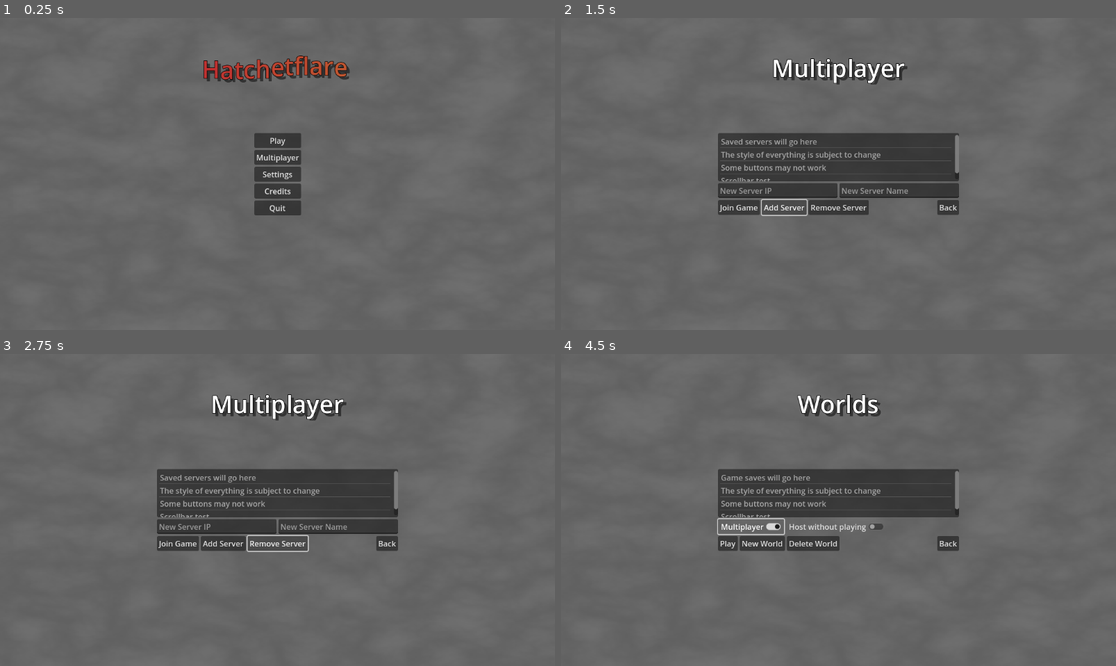
Above: before the commit, frames 1-4 (two rows, left to right).
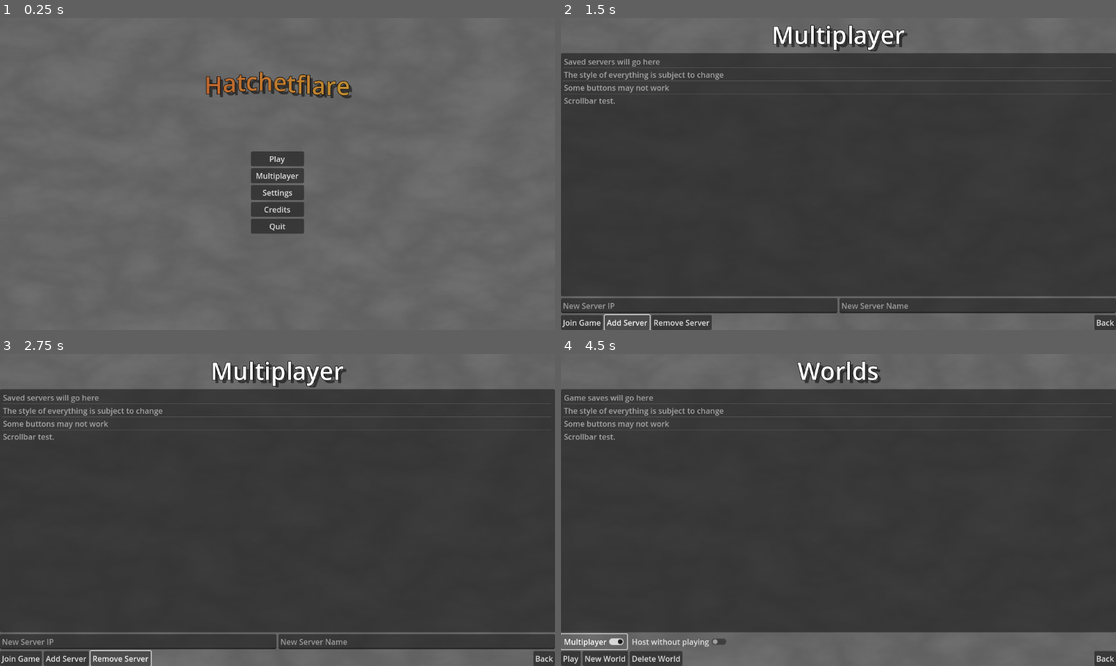
Above: after the commit, the same moments.

Repository: pixerhp/Hatchetflair
Game: Godot game, scene res://scenes/main_menu.tscn
The game is run twice, just before and just after one commit, with the same random seed, the same clock (stepped at 60 frames per second) and the same inputs.
Inputs:
- Up to frame 1 (0.25 s): no input
- Up to frame 2 (1.5 s): click "Multiplayer" at 0.5 s; click "Add Server" at 1.25 s
- Up to frame 3 (2.75 s): click "Remove Server" at 2 s
- Up to frame 4 (4.5 s): click "Back" at 2.75 s; click "Play" at 3.5 s; click "Multiplayer" at 4.25 s

The runs differ from the first frame. In frame 1, 4.0% of the frame differs, in the area x 36-64%, y 12-70%; in frame 2, 75%; in frame 3, 75%, in the area x 0-100%, y 2-100%; in frame 4, 72%.

Commit message:
Made menus more dynamic.

Diff:
--- a/scenes/main_menu.tscn
+++ b/scenes/main_menu.tscn
@@ -48,16 +48,20 @@
 grow_horizontal = 2
 grow_vertical = 2
 
-[node name="Title" type="RichTextLabel" parent="Menus/MenuScreen"]
-layout_mode = 1
-anchors_preset = 5
-anchor_left = 0.5
-anchor_right = 0.5
-offset_left = -157.0
-offset_top = 69.0
-offset_right = 157.0
-offset_bottom = 138.0
-grow_horizontal = 2
+[node name="MainButtons" type="VBoxContainer" parent="Menus/MenuScreen"]
+layout_mode = 1
+anchors_preset = 15
+anchor_right = 1.0
+anchor_bottom = 1.0
+grow_horizontal = 2
+grow_vertical = 2
+
+[node name="Spacer" type="Control" parent="Menus/MenuScreen/MainButtons"]
+layout_mode = 2
+size_flags_vertical = 3
+
+[node name="Title" type="RichTextLabel" parent="Menus/MenuScreen/MainButtons"]
+layout_mode = 2
 theme_override_colors/font_shadow_color = Color(0, 0, 0, 0.501961)
 theme_override_colors/font_outline_color = Color(0, 0, 0, 1)
 theme_override_constants/shadow_offset_x = 6
@@ -65,43 +69,48 @@
 theme_override_constants/outline_size = 4
 theme_override_font_sizes/normal_font_size = 50
 bbcode_enabled = true
-text = "[rainbow freq=0.0075 sat=0.75 val=0.75][wave freq=2 amp=50]Hatchetflare[/wave][/rainbow]"
-fit_content = true
-autowrap_mode = 0
-
-[node name="MainButtons" type="VBoxContainer" parent="Menus/MenuScreen"]
-layout_mode = 1
-anchors_preset = 8
-anchor_left = 0.5
-anchor_top = 0.5
-anchor_right = 0.5
-anchor_bottom = 0.5
-offset_left = -20.0
-offset_top = -20.0
-offset_right = 20.0
-offset_bottom = 20.0
-grow_horizontal = 2
-grow_vertical = 2
+text = "[center][rainbow freq=0.0075 sat=0.75 val=0.75][wave freq=2 amp=50]Hatchetflare[/wave][/rainbow][/center]"
+fit_content = true
+autowrap_mode = 0
+
+[node name="Spacer2" type="Control" parent="Menus/MenuScreen/MainButtons"]
+layout_mode = 2
+size_flags_vertical = 3
 
 [node name="Play" type="Button" parent="Menus/MenuScreen/MainButtons"]
-layout_mode = 2
+custom_minimum_size = Vector2(110, 0)
+layout_mode = 2
+size_flags_horizontal = 4
 text = "Play"
 
 [node name="Multiplayer" type="Button" parent="Menus/MenuScreen/MainButtons"]
-layout_mode = 2
+custom_minimum_size = Vector2(110, 0)
+layout_mode = 2
+size_flags_horizontal = 4
 text = "Multiplayer"
 
 [node name="Settings" type="Button" parent="Menus/MenuScreen/MainButtons"]
-layout_mode = 2
+custom_minimum_size = Vector2(110, 0)
+layout_mode = 2
+size_flags_horizontal = 4
 text = "Settings"
 
 [node name="Credits" type="Button" parent="Menus/MenuScreen/MainButtons"]
-layout_mode = 2
+custom_minimum_size = Vector2(110, 0)
+layout_mode = 2
+size_flags_horizontal = 4
 text = "Credits"
 
 [node name="Quit" type="Button" parent="Menus/MenuScreen/MainButtons"]
-layout_mode = 2
+custom_minimum_size = Vector2(110, 0)
+layout_mode = 2
+size_flags_horizontal = 4
 text = "Quit"
+
+[node name="Spacer3" type="Control" parent="Menus/MenuScreen/MainButtons"]
+layout_mode = 2
+size_flags_vertical = 3
+size_flags_stretch_ratio = 2.0
 
 [node name="WorldScreen" type="Control" parent="Menus"]
 visible = false
@@ -112,16 +121,16 @@
 grow_horizontal = 2
 grow_vertical = 2
 
-[node name="Title" type="RichTextLabel" parent="Menus/WorldScreen"]
-layout_mode = 1
-anchors_preset = 5
-anchor_left = 0.5
-anchor_right = 0.5
-offset_left = -157.0
-offset_top = 69.0
-offset_right = 157.0
-offset_bottom = 138.0
-grow_horizontal = 2
+[node name="WorldSelect" type="VBoxContainer" parent="Menus/WorldScreen"]
+layout_mode = 1
+anchors_preset = 15
+anchor_right = 1.0
+anchor_bottom = 1.0
+grow_horizontal = 2
+grow_vertical = 2
+
+[node name="Title" type="RichTextLabel" parent="Menus/WorldScreen/WorldSelect"]
+layout_mode = 2
 theme_override_colors/font_shadow_color = Color(0, 0, 0, 0.501961)
 theme_override_colors/font_outline_color = Color(0, 0, 0, 1)
 theme_override_constants/shadow_offset_x = 6
@@ -133,23 +142,10 @@
 fit_content = true
 autowrap_mode = 0
 
-[node name="WorldSelect" type="VBoxContainer" parent="Menus/WorldScreen"]
-layout_mode = 1
-anchors_preset = 8
-anchor_left = 0.5
-anchor_top = 0.5
-anchor_right = 0.5
-anchor_bottom = 0.5
-offset_left = -250.0
-offset_top = -85.0
-offset_right = 250.0
-offset_bottom = 85.0
-grow_horizontal = 2
-grow_vertical = 2
-
 [node name="Worlds" type="ItemList" parent="Menus/WorldScreen/WorldSelect"]
 custom_minimum_size = Vector2(500, 100)
 layout_mode = 2
+size_flags_vertical = 3
 item_count = 4
 item_0/text = "Game saves will go here"
 item_1/text = "The style of everything is subject to change"
@@ -201,16 +197,16 @@
 grow_horizontal = 2
 grow_vertical = 2
 
-[node name="Title" type="RichTextLabel" parent="Menus/MultiplayerScreen"]
-layout_mode = 1
-anchors_preset = 5
-anchor_left = 0.5
-anchor_right = 0.5
-offset_left = -157.0
-offset_top = 69.0
-offset_right = 157.0
-offset_bottom = 138.0
-grow_horizontal = 2
+[node name="Multiplayer" type="VBoxContainer" parent="Menus/MultiplayerScreen"]
+layout_mode = 1
+anchors_preset = 15
+anchor_right = 1.0
+anchor_bottom = 1.0
+grow_horizontal = 2
+grow_vertical = 2
+
+[node name="Title" type="RichTextLabel" parent="Menus/MultiplayerScreen/Multiplayer"]
+layout_mode = 2
 theme_override_colors/font_shadow_color = Color(0, 0, 0, 0.501961)
 theme_override_colors/font_outline_color = Color(0, 0, 0, 1)
 theme_override_constants/shadow_offset_x = 6
@@ -222,23 +218,10 @@
 fit_content = true
 autowrap_mode = 0
 
-[node name="Multiplayer" type="VBoxContainer" parent="Menus/MultiplayerScreen"]
-layout_mode = 1
-anchors_preset = 8
-anchor_left = 0.5
-anchor_top = 0.5
-anchor_right = 0.5
-anchor_bottom = 0.5
-offset_left = -20.0
-offset_top = -20.0
-offset_right = 20.0
-offset_bottom = 20.0
-grow_horizontal = 2
-grow_vertical = 2
-
 [node name="SavedServersList" type="ItemList" parent="Menus/MultiplayerScreen/Multiplayer"]
 custom_minimum_size = Vector2(500, 100)
 layout_mode = 2
+size_flags_vertical = 3
 item_count = 4
 item_0/text = "Saved servers will go here"
 item_1/text = "The style of everything is subject to change"
